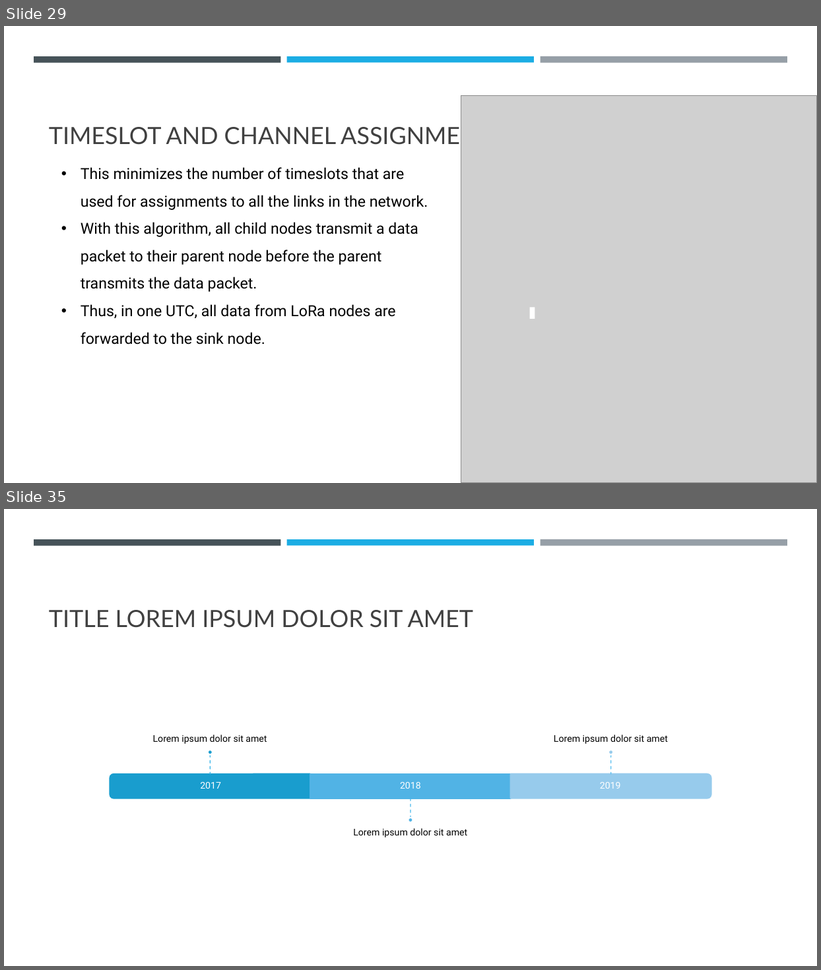
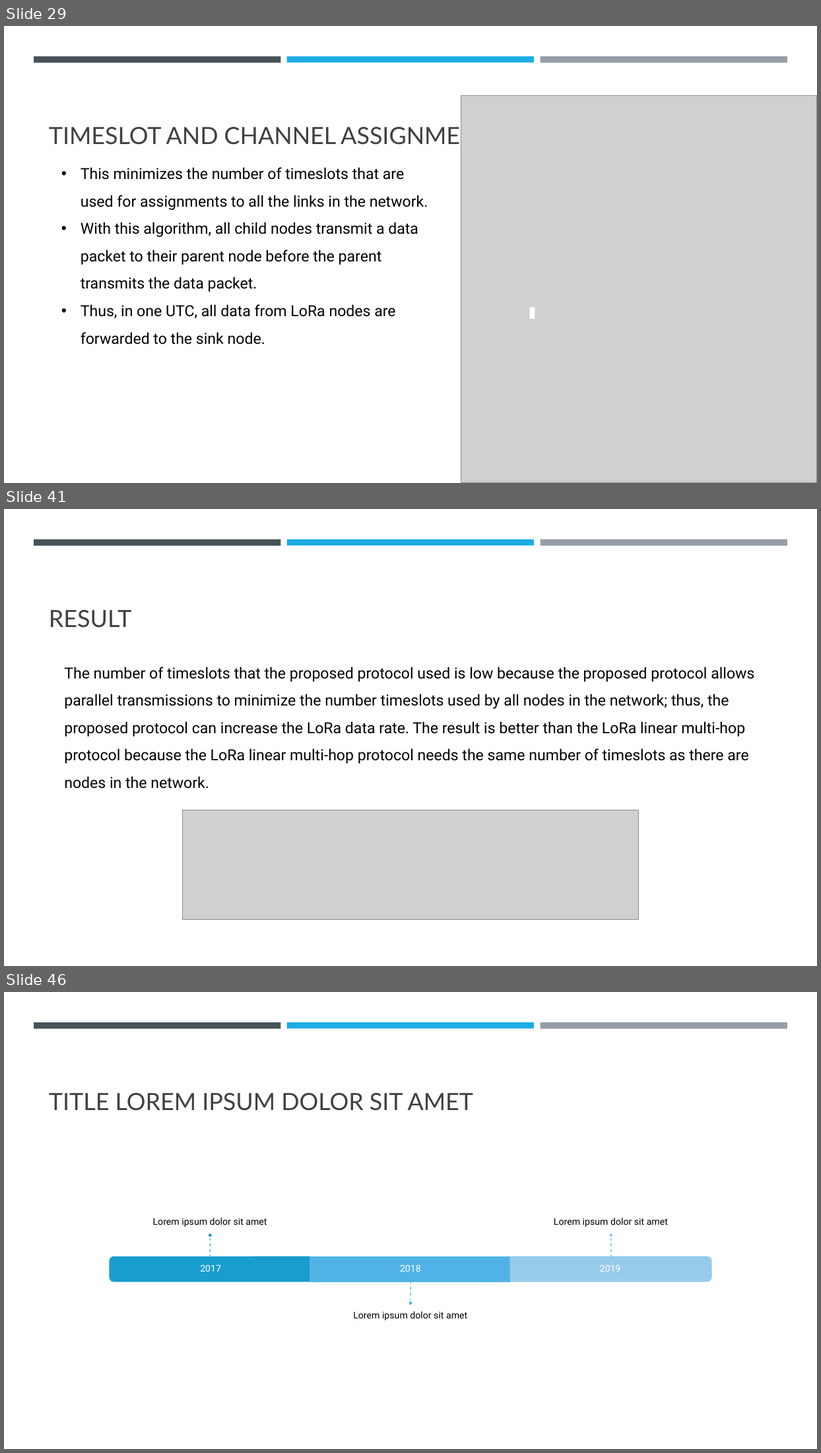
Before and after one commit to Wanarut/Review_literature, a slide deck: Multi-Hop LoRa Network Protocol with Minimized Latency.pptx. Shown one above the other, each under a label of ours: slides 29 and 35 before the commit, slides 29, 41 and 46 after it; the slides between them are not shown. The pictures are 821x970 and 821x1453 pixels, drawn with LibreOffice and Linux fonts; fonts in the diff are those of the drawing; grey boxes stand for pictures. Boxes give left, top, right and bottom in pixels: in the first picture for what was removed or moved away, otherwise in the second. Text is boxed around its words. In the diff, an @@ line names an element or a change of style, - is before the commit and + after.

```diff
--- a/Multi-Hop LoRa Network Protocol with Minimized Latency.pptx
+++ b/Multi-Hop LoRa Network Protocol with Minimized Latency.pptx
@@ slide 41 added at <box>4,509,817,966</box>, background #FFFFFF; not listed: 3 template elements that a slide beside it also shows @@
@@ title added at <box>49,610,131,628</box>, 28 pt, text #404040 @@
+RESULT
@@ text added at <box>64,667,754,789</box>, 18 pt, text #000000 @@
+The number of timeslots that the proposed protocol used is low because the proposed protocol allows parallel transmissions to minimize the number timeslots used by all nodes in the network; thus, the proposed protocol can increase the LoRa data rate. The result is better than the LoRa linear multi-hop protocol because the LoRa linear multi-hop protocol needs the same number of timeslots as there are nodes in the network.
@@ picture added at <box>183,811,638,920</box> @@
@@ what was slide 35 is now slide 46 @@
```
Also in this commit, not shown: 7 slides changed, 11 other slides added, 1 slide removed, 1 other file.
